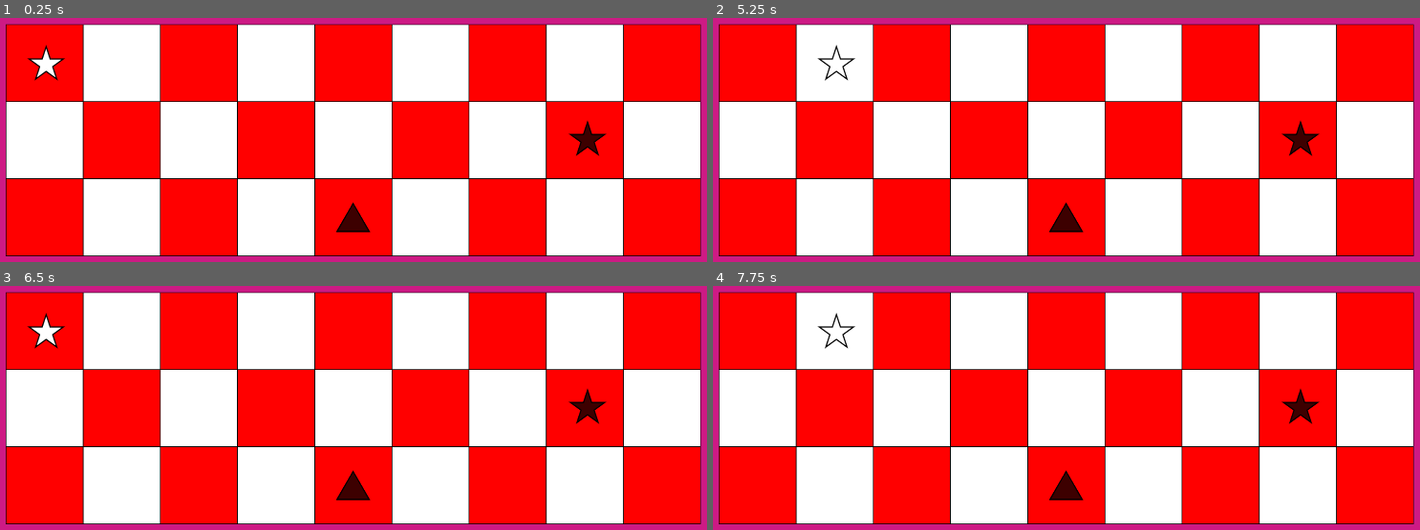
Above: before the commit, frames 1-4 (two rows, left to right).
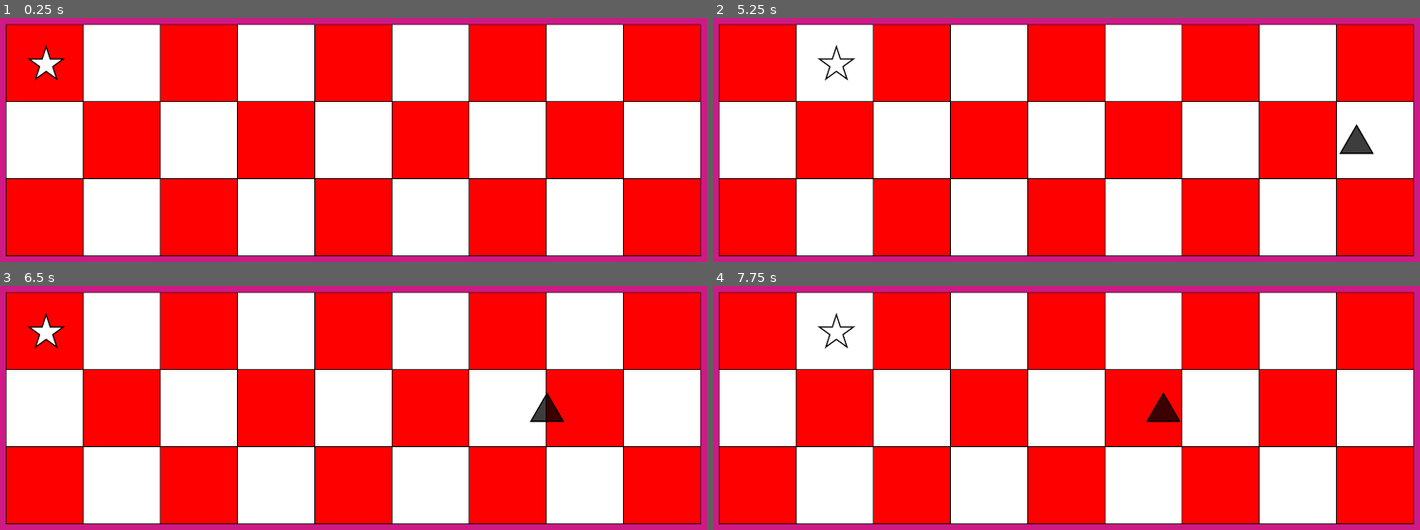
Above: after the commit, the same moments.

Repository: bezark/Street-Fight
Game: Godot game, scene res://street.tscn
Two runs of this game, one before a commit and one after it. Both use one fixed random seed, a clock stepped at 60 frames per second and the inputs below.
Inputs:
- Up to frame 1 (0.25 s): no input
- Up to frame 2 (5.25 s): tap Enter (ui_accept) at 0.5, 0.77, 1.25, 1.52, 2, 2.75, 3.02, 3.5, 3.77, 4.25, 4.52 s; hold F (star) 0.53-1.28 s; hold Right (ui_right) 0.53-2.03 s; tap Up (Moving) at 1.35 s; tap F (star) at 1.55, 2.3, 3.05, 4.55 s; hold Left (ui_left) 2.03-2.78 s; hold A (circle) 2.03-2.78 s; hold Right (ui_right) 2.78-4.28 s; tap D (square) at 2.85 s; hold F (star) 3.53-4.28 s; hold Left (ui_left) 4.28-5.03 s; tap S (triangle) at 4.35 s; hold Right (ui_right) from 5.03 s (still down); hold F (star) from 5.03 s (still down)
- Up to frame 3 (6.5 s): release Right (ui_right) at 5.78 s; release F (star) at 5.78 s; hold Left (ui_left) from 5.78 s (still down); tap Up (Moving) at 5.85 s; tap Enter (ui_accept) at 6.02 s; tap F (star) at 6.05 s
- Up to frame 4 (7.75 s): hold A (circle) 6.53-7.28 s; tap Enter (ui_accept) at 6.77, 7.52 s; tap F (star) at 6.8, 7.55 s; release Left (ui_left) at 7.28 s; hold Right (ui_right) from 7.28 s (still down); tap D (square) at 7.35 s

The runs differ from the first frame. In frame 1, 0.6% of the frame differs, in the area x 47-86%, y 41-88%; in frame 2, 0.9%, in the area x 47-94%, y 41-88%; in frame 3, 0.9%; in frame 4, 0.9%.

Commit message:
spawn and move enemies

Diff:
--- a/Game Controller.gd
+++ b/Game Controller.gd
@@ -1,11 +1,26 @@
-extends Node2D
+extends Node
 
+var EnemyScene = preload("res://enemy.tscn")
+var nextEnemySpawnTime = 5
 
-# Called when the node enters the scene tree for the first time.
 func _ready():
-	pass # Replace with function body.
+	print("Script ready")
+	print(EnemyScene)
+	$EnemySpawner.timeout.connect(_on_EnemySpawner_timeout)
 
+func _on_EnemySpawner_timeout():
+	print("Spawning enemy")  # Added print statement
+	var enemy = EnemyScene.instantiate()
 
-# Called every frame. 'delta' is the elapsed time since the previous frame.
-func _process(delta):
-	pass
+	if enemy:
+		print("Enemy instanced")
+		# random int between 0 and 2
+		randomize()
+		enemy.position = Vector2(194*8, randi() % 3 * 194)
+
+		add_child(enemy)
+	else:
+		print("Error: Could not instance enemy")
+
+	$EnemySpawner.start(nextEnemySpawnTime)
+	nextEnemySpawnTime -= 0.1
--- a/enemy.gd
+++ b/enemy.gd
@@ -2,14 +2,16 @@
 
 @export var shapes = ["Star", "Triangle", "Circle", "Square"]
 @export var shape = ""
-
+var speed = 194
 
 func _ready():
-	randomize()
-	var shape_int = randi() % shapes.size()
-	$Shapes.frame = shape_int
-	shape = shapes[shape_int]
-	print(shape)
+    randomize()
+    var shape_int = randi() % shapes.size()
+    $Shapes.frame = shape_int
+    shape = shapes[shape_int]
+    print(shape)
 
 func _process(delta):
-	pass
+    # Move the enemy 194 units to the left every second
+    position.x -= speed * delta
+    speed += 0.001
--- a/player_control.gd
+++ b/player_control.gd
@@ -38,14 +38,7 @@
 		if Input.is_action_just_pressed("ui_right"):
 			position.x += 194
 			#(0 + 5 + 1) % 5
-#	move_and_slide()
-	move_and_collide(velocity)
 
-#	var collision_info = move_and_collide(velocity * delta)
-#	if collision_info:
-#		print(collision_info)
-#		velocity = velocity.bounce(collision_info.get_normal())
-#
 
 
 
--- a/street.tscn
+++ b/street.tscn
@@ -34,7 +34,6 @@
 
 [node name="CollisionShape2D2" type="CollisionShape2D" parent="Background/Walls"]
 position = Vector2(0.500122, 412.845)
-scale = Vector2(1, 1)
 shape = SubResource("RectangleShape2D_xx55w")
 
 [node name="ColorRect" type="ColorRect" parent="."]
@@ -47,9 +46,16 @@
 position = Vector2(1, 1)
 
 [node name="Enemy" parent="." instance=ExtResource("3_n0wy0")]
-position = Vector2(1361, 191)
+visible = false
+position = Vector2(1361, 195)
 
 [node name="Enemy2" parent="." instance=ExtResource("3_n0wy0")]
-position = Vector2(777, 391)
+visible = false
+position = Vector2(777, 395)
+
+[node name="EnemySpawner" type="Timer" parent="."]
+wait_time = 5.0
+one_shot = true
+autostart = true
 
 [connection signal="body_entered" from="Enemy" to="." method="_on_enemy_body_entered"]
